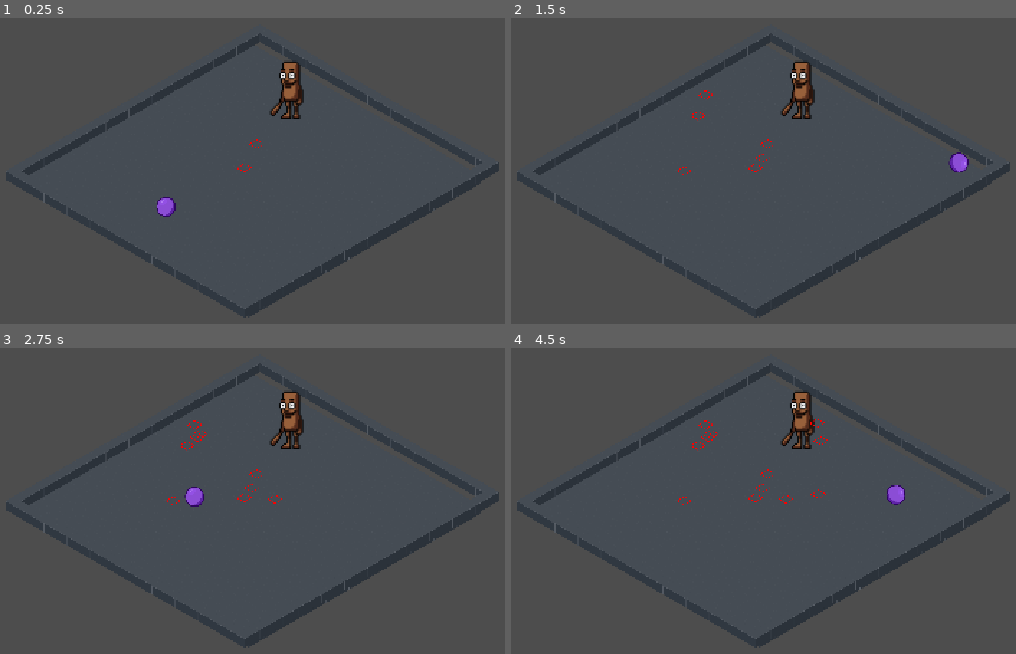
Above: before the commit, frames 1-4 (two rows, left to right).
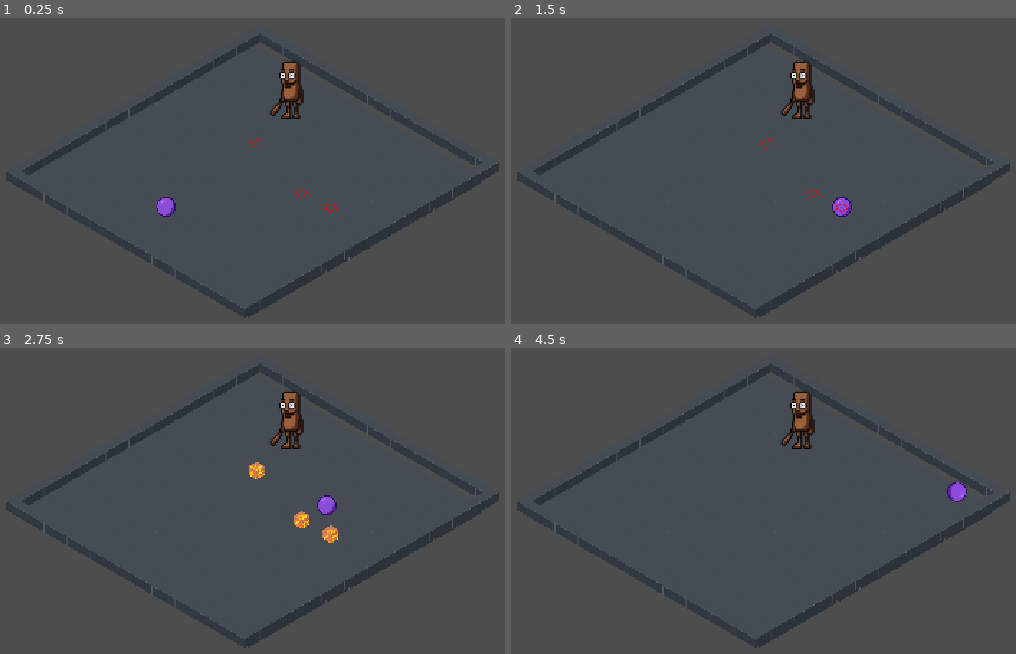
Above: after the commit, the same moments.

Repository: Juanpablitous/GamejamHaven
Game: Godot game, scene res://assets/tileset/node_2d.tscn
Same seed, same stepped clock (60 frames per second), same inputs: the game is played once before the commit and once after it.
Inputs (mouse positions are in pixels of both pictures, inside the frame that each line leads up to):
- Up to frame 1 (0.25 s): no input
- Up to frame 2 (1.5 s): tap Enter (ui_accept) at 0.5, 0.6, 0.77, 1.07, 1.35 s; move the mouse to (935, 106) at 0.52 s; hold Right (ui_right) from 0.53 s (still down); click (935, 106) at 0.67 s; move the mouse to (601, 152) at 1.27 s
- Up to frame 3 (2.75 s): tap Enter (ui_accept) at 1.52, 1.82, 2.1 s; move the mouse to (328, 360) at 2.02 s; release Right (ui_right) at 2.03 s; hold Left (ui_left) from 2.03 s (still down)
- Up to frame 4 (4.5 s): move the mouse to (718, 549) at 2.77 s; release Left (ui_left) at 2.78 s; hold Right (ui_right) 2.78-4.28 s; tap Enter (ui_accept) at 2.85, 3.02, 3.32, 3.6, 3.77, 4.07, 4.25, 4.35 s; click (718, 549) at 2.92 s; move the mouse to (1000, 528) at 3.52 s; move the mouse to (521, 393) at 4.27 s; hold Left (ui_left) from 4.28 s (still down)

The runs differ from the first frame. In frame 1, less than 0.1% of the frame differs, in the area x 46-67%, y 47-64%; in frame 2, 0.5%; in frame 3, 0.9%, in the area x 33-67%, y 23-64%; in frame 4, 0.6%.

Commit message:
waza

Diff:
--- a/nuevo-proyecto-de-juego/assets/tileset/firewall-warningtrans.tscn
+++ b/nuevo-proyecto-de-juego/assets/tileset/firewall-warningtrans.tscn
@@ -1,6 +1,6 @@
 [gd_scene format=3 uid="uid://buu6qs0oom031"]
 
-[ext_resource type="Script" path="res://area_2d.gd" id="1_g5qmy"]
+[ext_resource type="Script" uid="uid://by6y5ncjm8lxf" path="res://escenas/area_2d.gd" id="1_g5qmy"]
 [ext_resource type="Texture2D" uid="uid://bnf8rr2cjyknt" path="res://assets/firewalls.png" id="2_1oba6"]
 [ext_resource type="Texture2D" uid="uid://c7fs33qhk8kem" path="res://assets/warning.png" id="3_i7ma1"]
 
--- a/nuevo-proyecto-de-juego/assets/tileset/mapa.gd
+++ b/nuevo-proyecto-de-juego/assets/tileset/mapa.gd
@@ -1,36 +1,16 @@
-
 extends Node2D
-var firewall = preload("res://assets/tileset/firewall-warningtrans.tscn")
+var firewall = preload("res://escenas/firewall-warningtrans.tscn")
 var tiempo = 0
 var i = 0
-var k = 2
-var m = 0
-var fw
+@onready var ball: Node2D = $Ball
+const FIREWALL_WARNINGTRANS = preload("res://escenas/firewall-warningtrans.tscn")
 
 func _physics_process(delta: float) -> void:
-		var a = 1
-		if (tiempo < 20):
-				tiempo = tiempo +1
-		else:
-				_atak(0)
-
-
-
-
-
-func _atak(delta: float) -> void:
-	if m < 10:
-		if (tiempo < 20):
+		if (tiempo < 1000):
 			tiempo = tiempo +1
 		else:
-			var n = 1
-			fw = firewall.instantiate()
+			var fw = firewall.instantiate()
 			fw.position.x= randi_range (-600,600)
 			fw.position.y = randi_range(-300,300)
 			add_child(fw)
 			tiempo = 0
-		m+=1
-	else:
-		await get_tree().create_timer(10.0).timeout
-		m = 0
-		_atak(0)
--- a/nuevo-proyecto-de-juego/assets/tileset/node_2d.tscn
+++ b/nuevo-proyecto-de-juego/assets/tileset/node_2d.tscn
@@ -6,6 +6,7 @@
 [ext_resource type="AudioStream" uid="uid://b4mtvck3a8sjl" path="res://triple_t.wav" id="4_m1ys1"]
 [ext_resource type="Texture2D" uid="uid://dsjgdcafmivsj" path="res://escenas/sahur.png" id="5_gy6r4"]
 [ext_resource type="PackedScene" uid="uid://dq77mogkrb1re" path="res://escenas/ball.tscn" id="6_cp4h1"]
+[ext_resource type="PackedScene" uid="uid://bndg0xr1hwsfx" path="res://escenas/firewall-warningtrans.tscn" id="7_if818"]
 
 [sub_resource type="RectangleShape2D" id="RectangleShape2D_gy6r4"]
 size = Vector2(344, 424)
@@ -107,9 +108,6 @@
 tile_map_data = PackedByteArray("AAA//hz+AAAAAAAAAQA//h3+AAAAAAAAAQA//h7+AAAAAAAAAQA//h/+AAAAAAAAAQA//iD+AAAAAAAAAQA//i …(1904 unchanged characters)…
 tile_set = ExtResource("1_k1jda")
 
-[node name="Ataques" type="TileMapLayer" parent="Tilemap" unique_id=2015591224]
-position = Vector2(-7936, 12999)
-
 [node name="Camera2D" type="Camera2D" parent="." unique_id=326331095]
 scale = Vector2(5.2708097, 7.0709424)
 zoom = Vector2(0.2, 0.2)
@@ -118,7 +116,7 @@
 position = Vector2(55, 77)
 
 [node name="Node2D" parent="." unique_id=69027085 instance=ExtResource("3_mr608")]
-position = Vector2(-33, 248)
+position = Vector2(381, 434)
 
 [node name="AudioStreamPlayer2D" type="AudioStreamPlayer2D" parent="." unique_id=1336283839]
 stream = ExtResource("4_m1ys1")
@@ -157,3 +155,6 @@
 
 [node name="CollisionShape2D3" type="CollisionShape2D" parent="StaticBody2D" unique_id=956963491]
 shape = SubResource("SegmentShape2D_r2los")
+
+[node name="Node2D2" parent="." unique_id=1502788882 instance=ExtResource("7_if818")]
+position = Vector2(589, 536)
--- a/nuevo-proyecto-de-juego/escenas/area_2d.gd
+++ b/nuevo-proyecto-de-juego/escenas/area_2d.gd
@@ -8,7 +8,7 @@
 
 # Called when the node enters the scene tree for the first time.
 func _physics_process(delta: float) -> void:
-	if (tiempo < 100):
+	if (tiempo < 150):
 		tiempo = tiempo +1
 		firewalls.visible = false
 		warning.visible = true
--- a/nuevo-proyecto-de-juego/escenas/ballLogic.gd
+++ b/nuevo-proyecto-de-juego/escenas/ballLogic.gd
@@ -1,37 +1,44 @@
-
 extends CharacterBody2D
 
-@export var speed = 3000.0
+@export var speed = 300.0 # Nota: tenías 3000.0, que es más rápido que tu dash (1900.0)
 @export var dash_speed = 1900.0
 @export var dash_duration = 0.2
 @export var bounce_force = 1900.0
+@export var bounce_duration = 0.15 # Tiempo que dura el empujón del rebote
 
 var is_dashing = false
 var dash_timer = 0.0
 var dash_direction = Vector2.ZERO
 
+var bounce_timer = 0.0
+
 func _physics_process(delta):
 	var direction = Vector2.ZERO
-
 	direction.x = Input.get_axis("ui_left", "ui_right")
 	direction.y = Input.get_axis("ui_up", "ui_down")
 
-	# Activar dash
-	if Input.is_action_just_pressed("ui_accept") and not is_dashing:
-		if direction != Vector2.ZERO:
-			dash_direction = direction.normalized()
-			is_dashing = true
-			dash_timer = dash_duration
+	# Si estamos en medio de un rebote, NO dejamos que el control normal sobrescriba velocity
+	if bounce_timer > 0:
+		bounce_timer -= delta
+		# Opcional: hace que el personaje vaya frenando suavemente tras rebotar
+		velocity = velocity.move_toward(Vector2.ZERO, 4000.0 * delta)
+	else:
+		# Activar dash
+		if Input.is_action_just_pressed("ui_accept") and not is_dashing:
+			if direction != Vector2.ZERO:
+				dash_direction = direction.normalized()
+				is_dashing = true
+				dash_timer = dash_duration
 
-	# Movimiento
-	if is_dashing:
-		velocity = dash_direction * dash_speed
-		dash_timer -= delta
+		# Movimiento normal o dash
+		if is_dashing:
+			velocity = dash_direction * dash_speed
+			dash_timer -= delta
 
-		if dash_timer <= 0:
-			is_dashing = false
-	else:
-		velocity = direction.normalized() * speed
+			if dash_timer <= 0:
+				is_dashing = false
+		else:
+			velocity = direction.normalized() * speed
 
 	move_and_slide()
 
@@ -41,6 +48,5 @@
 		var normal = collision.get_normal()
 
 		velocity = dash_direction.bounce(normal) * bounce_force
-		dash_direction = velocity.normalized()
-
 		is_dashing = false
+		bounce_timer = bounce_duration # Activamos el tiempo de rebote
--- a/nuevo-proyecto-de-juego/escenas/firewall-warningtrans.tscn
+++ b/nuevo-proyecto-de-juego/escenas/firewall-warningtrans.tscn
@@ -18,7 +18,6 @@
 shape = SubResource("RectangleShape2D_pbol8")
 
 [node name="Firewalls" type="Sprite2D" parent="Area2D" unique_id=1972246040]
-visible = false
 position = Vector2(0, -2)
 texture = ExtResource("2_1oba6")
 
--- a/nuevo-proyecto-de-juego/escenas/mapa.gd
+++ b/nuevo-proyecto-de-juego/escenas/mapa.gd
@@ -5,10 +5,6 @@
 @onready var ball: Node2D = $Ball
 
 func _physics_process(delta: float) -> void:
-	_atak(500)
-
-
-func _atak(delta: float) -> void:
 		if (tiempo < 1000):
 			tiempo = tiempo +1
 		else:
Not shown: 1 places in nuevo-proyecto-de-juego/escenas/fw.tscn that only renumber resources
